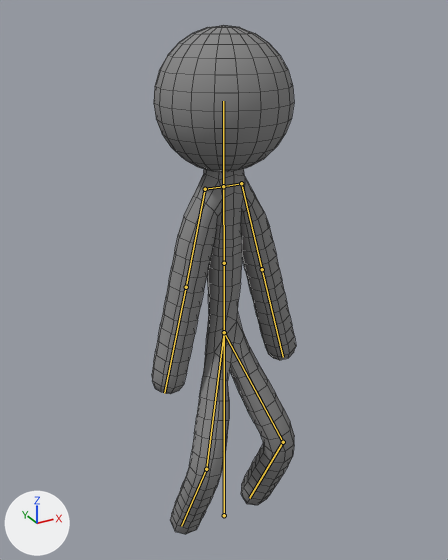
What one commit did to the Blender file assets/Models/S/newstick6.blend.
Rendered twice from a camera (50 mm lens) standing at (-3.53, -6.42, 7.18) and looking at (0.08, 0.15, 3.89). Every picture has the same lights, and +X, +Y and +Z are marked at lower left. Both versions are drawn at frame 0 of the action 'Stand'; the numbers are the values there. The bones that bend it are drawn over the model as lines. Mesh edges are drawn as thin lines.

Objects in the first picture: 'Head', 'Stick'.
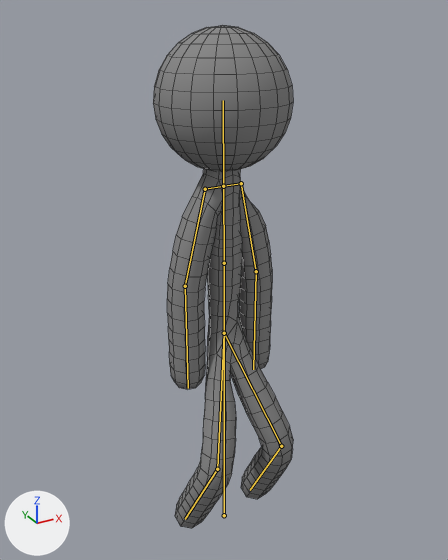
Where the change shows, as pixel boxes [x1, y1, x2, y2] in the pictures (448 x 560 px):
'Stick', posed (12% narrower)
    before: [152, 169, 296, 534]
    after: [167, 169, 293, 528]
bone 'armUpper.R', root to tip
    before: (205, 189) to (186, 287)
    after: (205, 189) to (185, 286)
bone 'armLower.R', root to tip
    before: (186, 287) to (164, 393)
    after: (185, 286) to (188, 388)
bone 'armUpper.L', root to tip
    before: (241, 183) to (262, 269)
    after: (241, 183) to (256, 271)
bone 'armLower.L', root to tip
    before: (262, 269) to (283, 357)
    after: (256, 271) to (253, 369)
bone 'legUpper.L', root to tip
    before: (224, 332) to (283, 442)
    after: (224, 333) to (281, 446)
bone 'legLower.L', root to tip
    before: (283, 442) to (249, 498)
    after: (281, 446) to (250, 490)
bone 'legUpper.R', root to tip
    before: (224, 332) to (206, 469)
    after: (224, 333) to (217, 469)
bone 'legLower.R', root to tip
    before: (206, 469) to (181, 526)
    after: (217, 469) to (185, 519)

The edits, one by one:
Bone 'armUpper.R' (bone_armupper_r) turns from (-77, 0, -1) to (-77, -5, 14) degrees about its own x, y and z.
Bone 'armLower.R' (bone_armlower_r) turns from (0, 0, 0) to (-13, -1, 5) degrees about its own x, y and z.
Bone 'armUpper.L' (bone_armupper_l) turns from (-75, 0, 1) to (-95, 10, -110) degrees about its own x, y and z.
Bone 'armLower.L' (bone_armlower_l) turns from (0, 0, 0) to (4, -3, -11) degrees about its own x, y and z.
Bone 'legUpper.L' (bone_legupper_l) turns from (-25, 7, -5) to (-27, 12, -6) degrees about its own x, y and z.
Bone 'legLower.L' (bone_leglower_l) turns from (15, -7, 48) to (20, -10, 49) degrees about its own x, y and z.
Bone 'legUpper.R' (bone_legupper_r) turns from (-25, 19, -7) to (-27, 12, -9) degrees about its own x, y and z.
Bone 'legLower.R' (bone_leglower_r) turns from (37, 10, -29) to (39, 9, -29) degrees about its own x, y and z.
